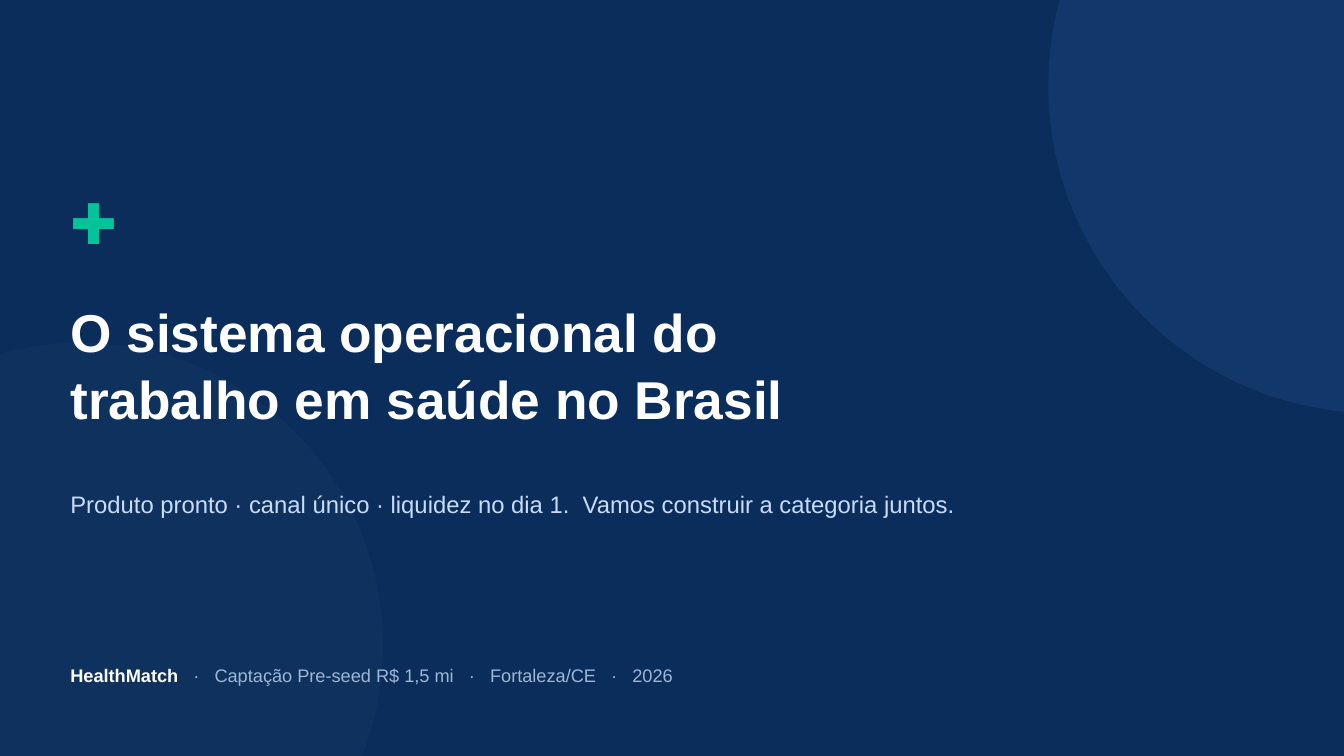
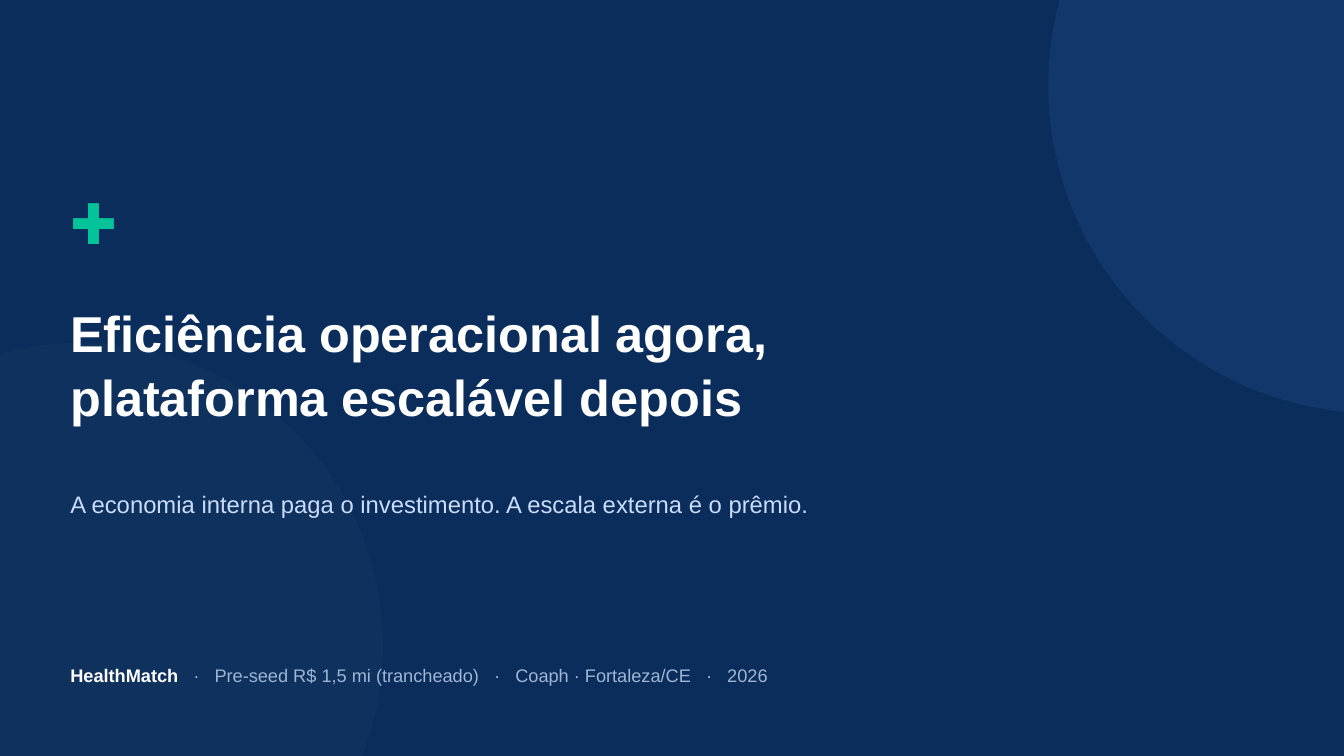
Before and after one commit to danielsmonteiro/conecta, a slide deck: slide 16 of business-plan/HealthMatch_Pitch_Deck.pptx (slide 14 before the commit). Drawn at 1344x756 pixels with LibreOffice and Linux fonts; fonts in the diff are those of the drawing. Boxes give left, top, right and bottom in pixels: in the first picture for what was removed or moved away, otherwise in the second. Text is boxed around its words. In the diff, an @@ line names an element or a change of style, - is before the commit and + after.

```diff
--- a/business-plan/HealthMatch_Pitch_Deck.pptx
+++ b/business-plan/HealthMatch_Pitch_Deck.pptx
@@ text at (70,314,767,426): text changed; size 38 to 36 pt @@
-O sistema operacional do
-trabalho em saúde no Brasil
+Eficiência operacional agora,
+plataforma escalável depois
@@ text at (70,495,808,518): text changed @@
-Produto pronto · canal único · liquidez no dia 1. Vamos construir a categoria juntos.
+A economia interna paga o investimento. A escala externa é o prêmio.
@@ text at (70,668,767,686): text changed @@
-HealthMatch · Captação Pre-seed R$ 1,5 mi · Fortaleza/CE · 2026
+HealthMatch · Pre-seed R$ 1,5 mi (trancheado) · Coaph · Fortaleza/CE · 2026
```
Also in this commit, not shown: 7 other slides changed, 8 slides added, 6 slides removed, 10 other files.
